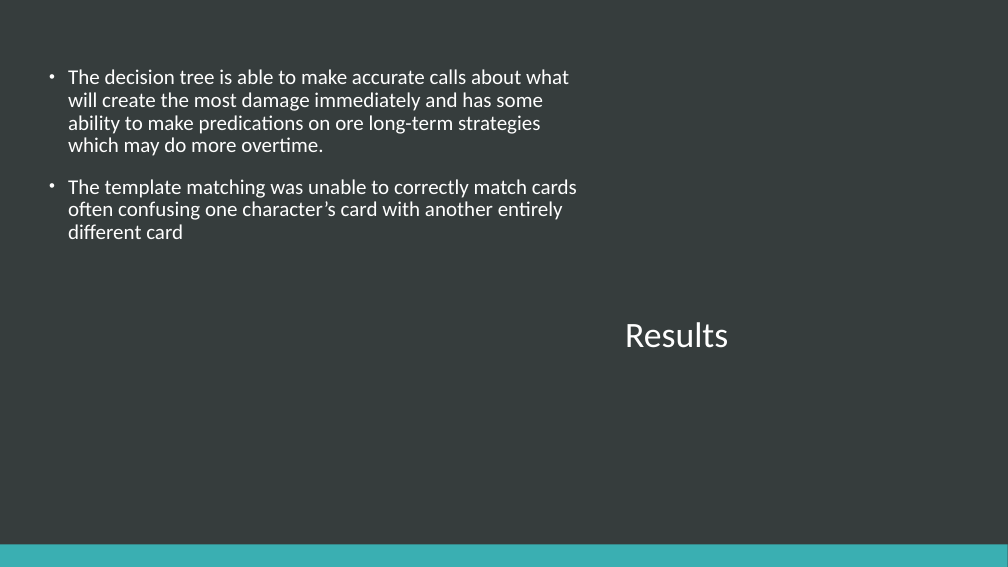
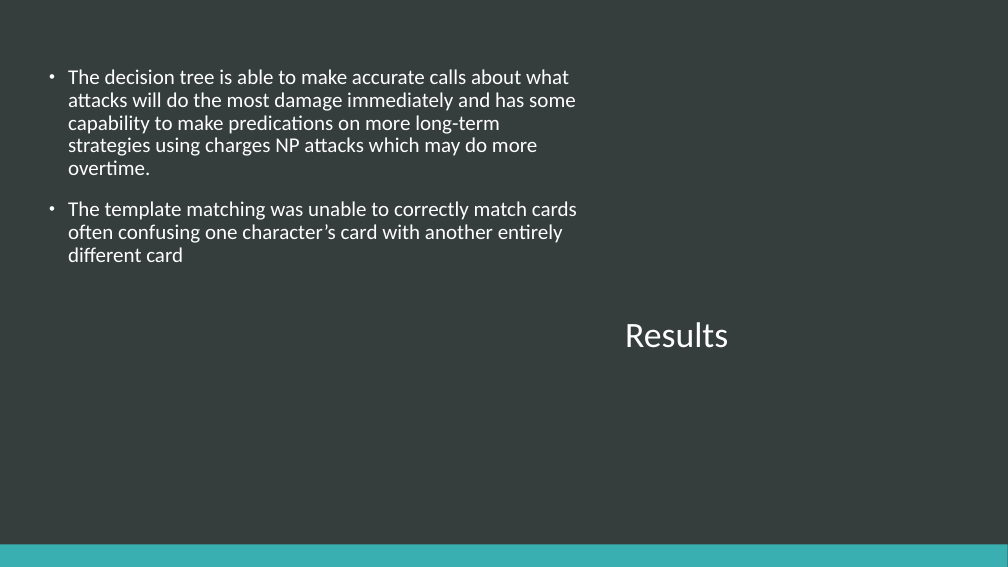
Before and after one commit to SpartanC322/FinalYearProject, a slide deck: slide 5 of Final Year Project.pptm. Drawn at 1008x567 pixels with LibreOffice and Linux fonts; fonts in the diff are those of the drawing. Boxes give left, top, right and bottom in pixels: in the first picture for what was removed or moved away, otherwise in the second. Text is boxed around its words. In the diff, an @@ line names an element or a change of style, - is before the commit and + after.

```diff
--- a/Final Year Project.pptm
+++ b/Final Year Project.pptm
@@ text at box(68, 69, 576, 175): text changed @@
-• The decision tree is able to make accurate calls about what will create the most damage immediately and has some ability to make predications on ore long-term strategies which may do more overtime.
+• The decision tree is able to make accurate calls about what attacks will do the most damage immediately and has some capability to make predications on more long-term strategies using charges NP attacks which may do more overtime.
```
Also in this commit, not shown: 1 other slide changed, 1 other file.
